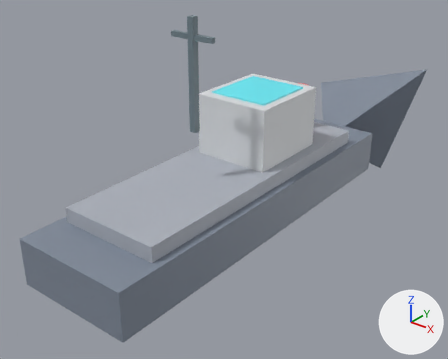
The glTF model public/assets/models/ship.glb: old version first, new version second.
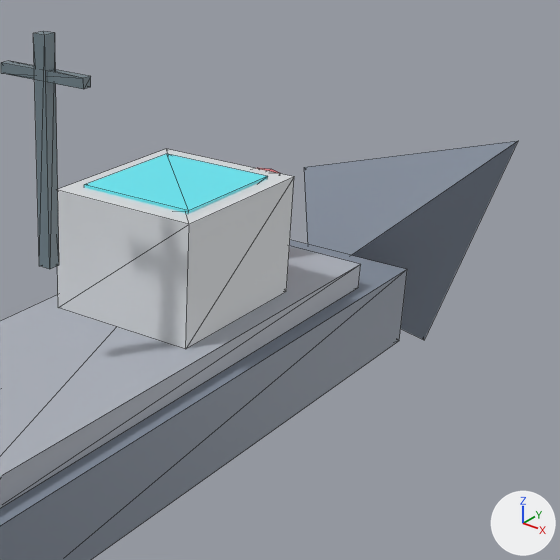
Each version is shown whole from a camera (50 mm lens) standing at (12.22, -15.4, 11.02) and looking at (-0.37, 0.34, 1.26), then close up on the part from 38% to 100% of the width and 0% to 77% of the height. Arrows for +X, +Y and +Z are at lower right; the lights stay in place. The last two pictures show the newer version. The close-ups show mesh edges as thin lines.

The first close-up shows 'p0', 'p1', 'p2', 'p3', 'p4', 'p5', 'p6' and 1 more.
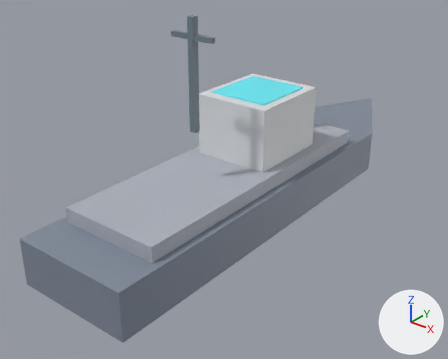
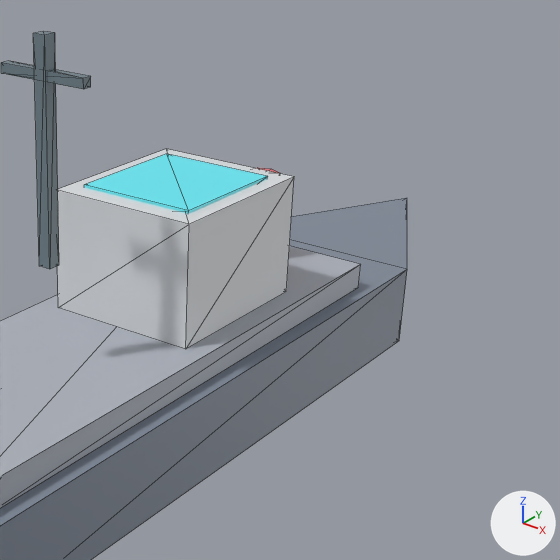
Location of each change, [x1, y1, x2, y2] in pixels of the close-ups (560 x 560 px):
'p1', deleted
    before: [304, 141, 518, 340]
'bow', added
    after: [290, 198, 407, 269]

What the commit changed:
Mesh me_bow is new.
It has 6 vertices, 6 faces and spans x -2.1..2.1, y 7.0..11.2, z 0.0..1.6.
It uses material mat_defaultmaterial_007.
Object 'p1' (ob_p1) is deleted.
Object 'bow' (ob_bow) is new; it shows me_bow.
Its location is (0.0, 0.0, 0.0).
